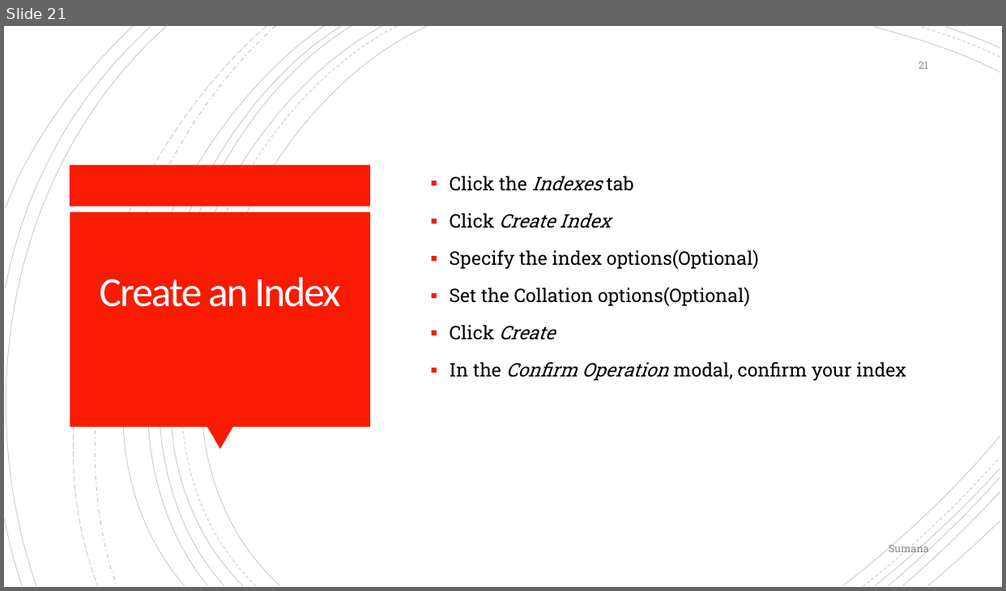
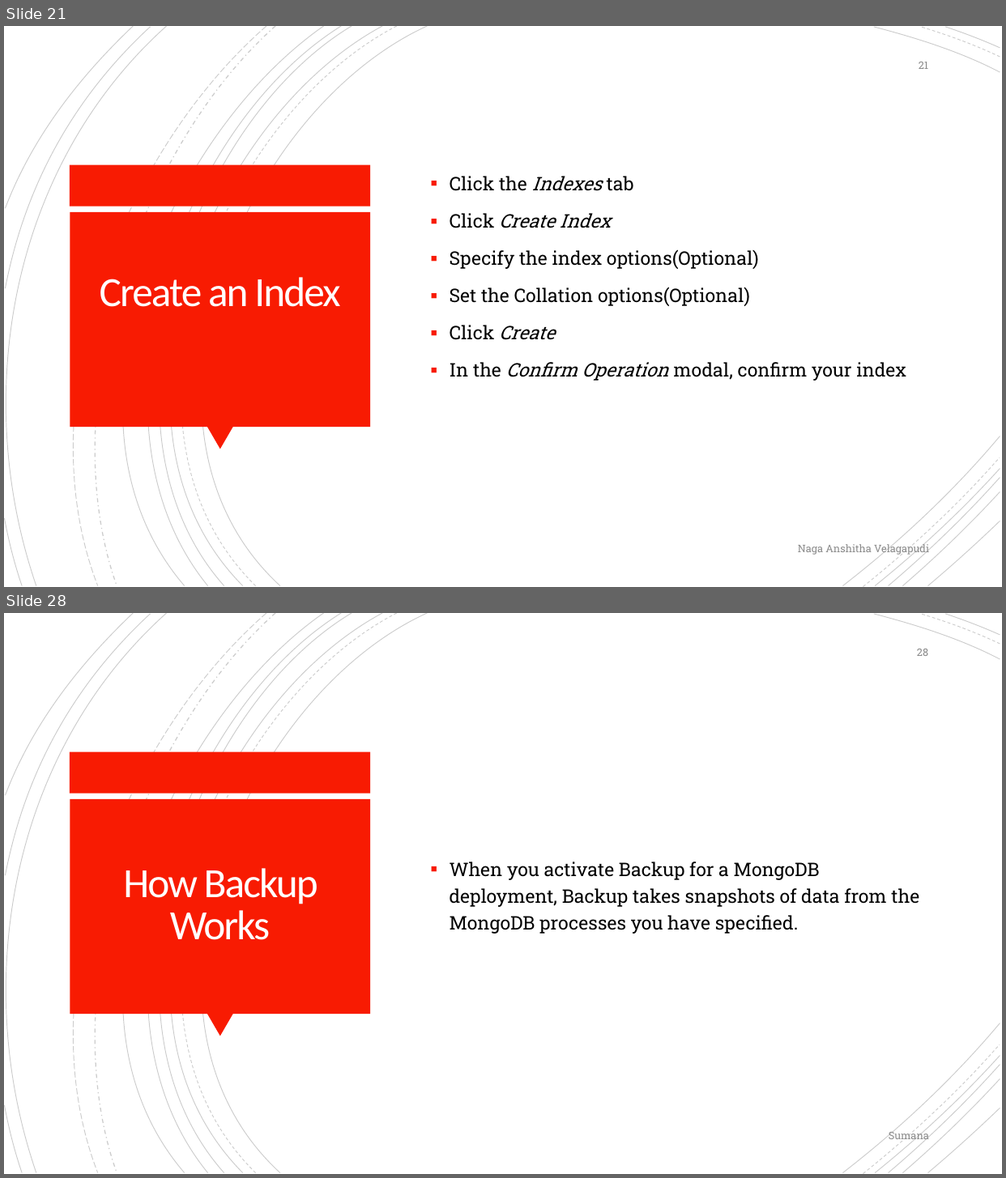
Before and after one commit to anshithavelagapudi/MongoDb-Project, a slide deck: MongoDB_with_Atlas.pptx. Shown one above the other, each under a label of ours: slide 21 before the commit, slides 21 and 28 after it; the slides between them are not shown. The pictures are 1006x591 and 1006x1178 pixels, drawn with LibreOffice and Linux fonts; fonts in the diff are those of the drawing. Boxes give left, top, right and bottom in pixels: in the first picture for what was removed or moved away, otherwise in the second. Text is boxed around its words. In the diff, an @@ line names an element or a change of style, - is before the commit and + after.

```diff
--- a/MongoDB_with_Atlas.pptx
+++ b/MongoDB_with_Atlas.pptx
@@ slide 28 added at (4,613,1002,1174), background #FFFFFF; not listed: 24 template elements that a slide beside it also shows @@
@@ page number added at (917,649,928,656), 10 pt, text #8C8C8C @@
+28
@@ title added at (123,868,318,940), 40 pt, text #FFFFFF @@
+How Backup Works
@@ text added at (450,862,919,934), 18 pt, text #000000 @@
+▪ When you activate Backup for a MongoDB deployment, Backup takes snapshots of data from the MongoDB processes you have specified.
@@ text added at (889,1130,929,1143), 10 pt, text #8C8C8C @@
+Sumana
@@ slide 21 changed as well @@
@@ text at (798,543,929,556): text changed @@
-Sumana
+Naga Anshitha Velagapudi
```
Also in this commit, not shown: 7 other slides changed, 10 other slides added.
